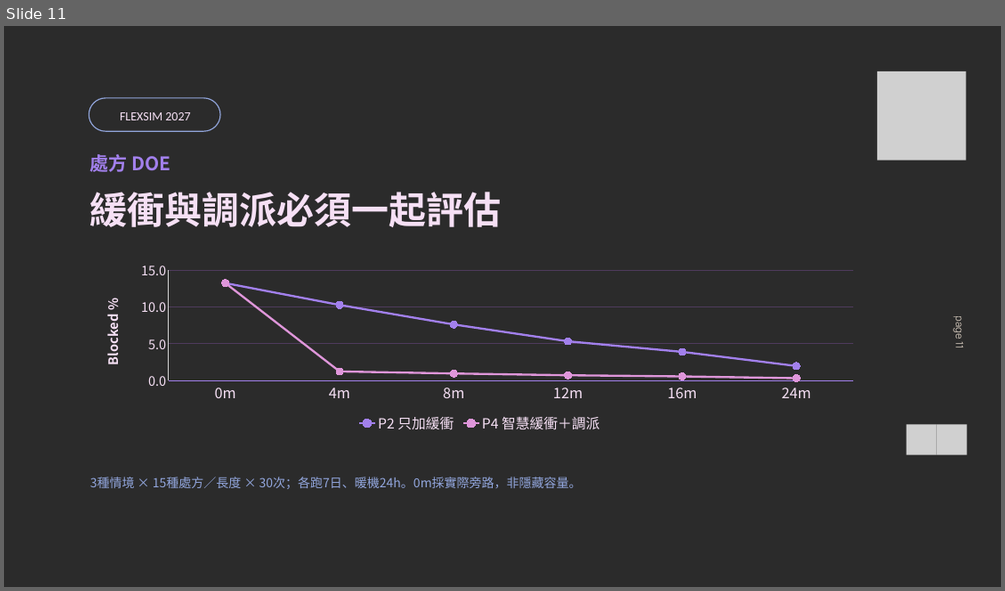
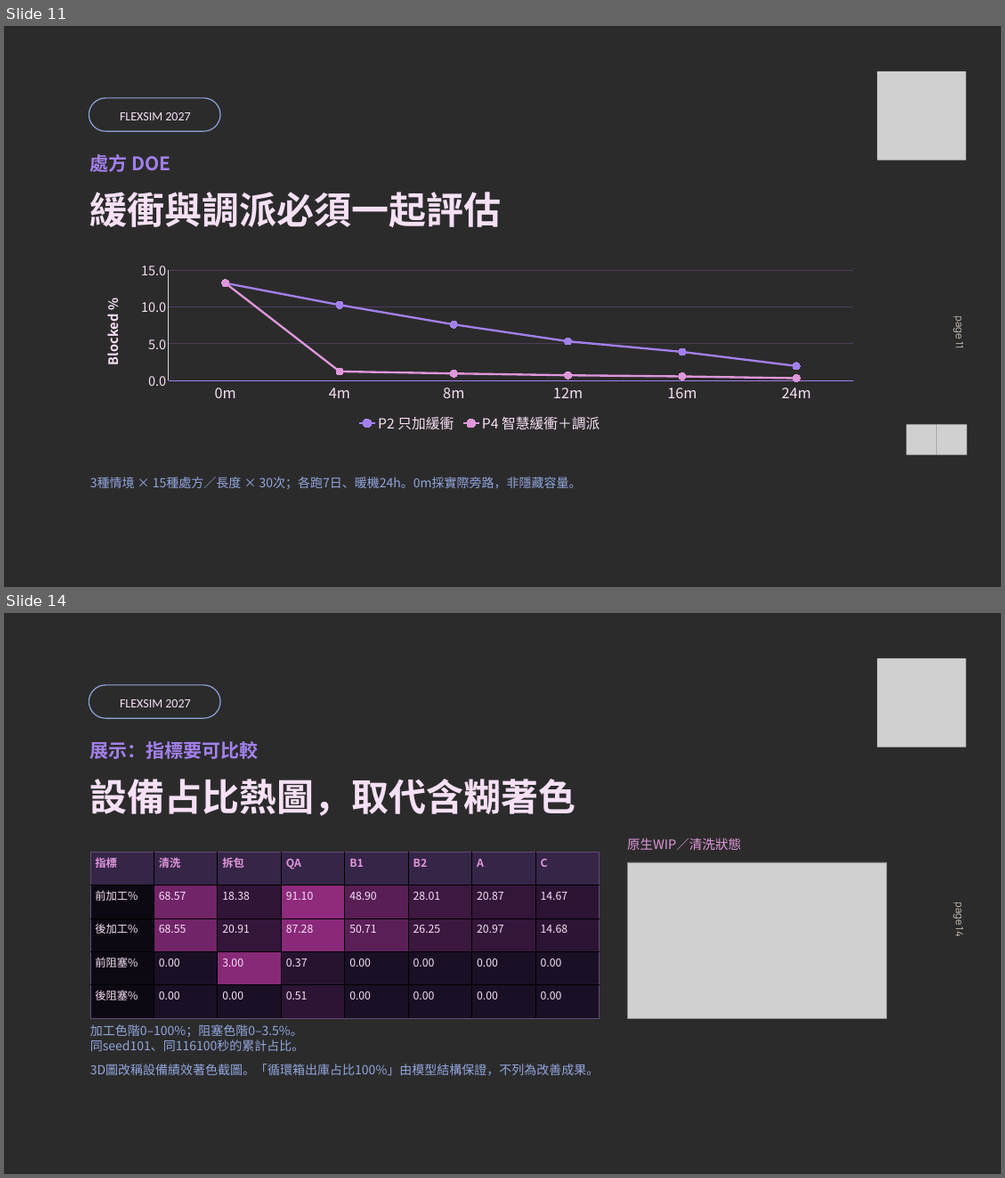
Before and after one commit to JRYTW/flexsim-circular-logistics-digital-twin, a slide deck: 重點檔案/01_成果簡報.pptx. Shown one above the other, each under a label of ours: slide 11 before the commit, slides 11 and 14 after it; the slides between them are not shown. The pictures are 1005x591 and 1005x1178 pixels, drawn with LibreOffice and Linux fonts; fonts in the diff are those of the drawing; grey boxes stand for pictures; background and template pictures are left out; a plain dark background stands for a picture behind light text. Boxes give left, top, right and bottom in pixels: in the first picture for what was removed or moved away, otherwise in the second. Text is boxed around its words. In the diff, an @@ line names an element or a change of style, - is before the commit and + after.

```diff
--- a/重點檔案/01_成果簡報.pptx
+++ b/重點檔案/01_成果簡報.pptx
@@ slide 14 added at box(4, 613, 1001, 1174), background picture (left out) @@
@@ picture added at box(877, 658, 966, 747) @@
@@ freeform shape added at box(89, 685, 220, 718), outline #DF96DA 1.5 pt @@
@@ text added at box(120, 699, 190, 707), 18 pt, text #F6E0F5 @@
+FLEXSIM 2027
@@ text added at box(90, 741, 259, 759), 27 pt, text #A280EC, bold @@
+展示：指標要可比較
@@ text added at box(90, 779, 576, 816), 54 pt, text #F6E0F5, bold @@
+設備占比熱圖，取代含糊著色
@@ table added at box(90, 852, 600, 1018), 5 rows, 8 columns @@
+指標 | 清洗 | 拆包 | QA | B1 | B2 | A | C
+前加工% | 68.57 | 18.38 | 91.10 | 48.90 | 28.01 | 20.87 | 14.67
+後加工% | 68.55 | 20.91 | 87.28 | 50.71 | 26.25 | 20.97 | 14.68
+前阻塞% | 0.00 | 3.00 | 0.37 | 0.00 | 0.00 | 0.00 | 0.00
+後阻塞% | 0.00 | 0.00 | 0.51 | 0.00 | 0.00 | 0.00 | 0.00
@@ text added at box(627, 838, 741, 850), 18.8 pt, text #DF96DA @@
+原生WIP／清洗狀態
@@ picture added at box(627, 862, 887, 1018) @@
@@ text added at box(953, 903, 966, 936), 14.5 pt, text #FEF0E1 at 79% opacity @@
+page 14
@@ text added at box(90, 1024, 305, 1051), 18 pt, text #92A6DD @@
+加工色階0–100%；阻塞色階0–3.5%。
+同seed101、同116100秒的累計占比。
@@ text added at box(90, 1063, 599, 1075), 18 pt, text #92A6DD @@
+3D圖改稱設備績效著色截圖。「循環箱出庫占比100%」由模型結構保證，不列為改善成果。
```
Also in this commit, not shown: 6 slides changed, 1 other slide added, 2 slides removed, 19 other files.
